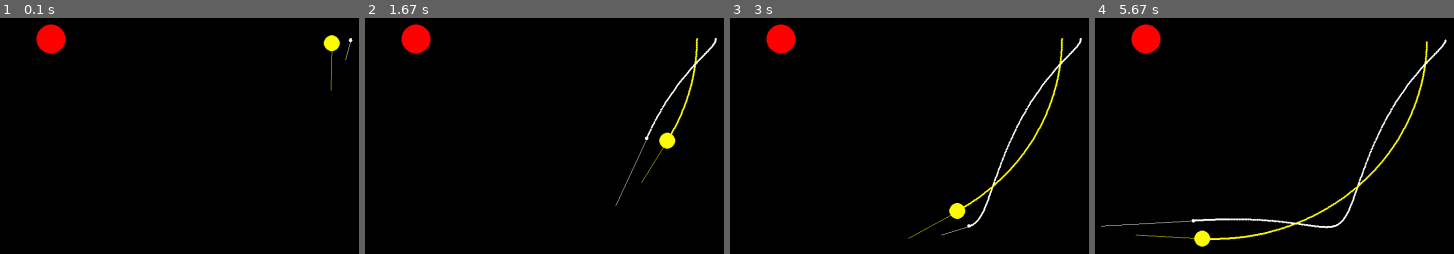
Above: before the commit, frames 1-4 (left to right).
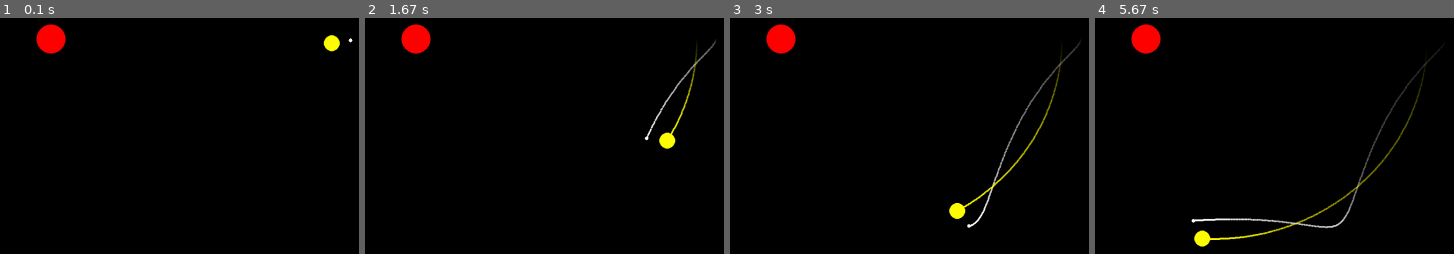
Above: after the commit, the same moments.

Repository: mutleyboy99/GravitySimulationPygame
Game: pygame game, started from main.py
The game is run twice, just before and just after one commit, with the same random seed, the same clock (stepped at 60 frames per second) and the same inputs.
Inputs:
- Up to frame 1 (0.1 s): no input
- Up to frame 2 (1.67 s): tap - at 0.33 s
- Up to frame 3 (3 s): tap = at 1.67 s
- Up to frame 4 (5.67 s): tap - at 3, 3.4, 3.7, 3.9, 4.23, 4.53, 4.73, 5.03, 5.3, 5.63 s

The runs differ from the first frame. In frame 1, 0.1% of the frame differs, in the area x 91-99%, y 8-31%; in frame 2, 0.7%; in frame 3, 1.0%; in frame 4, 1.9%, in the area x 1-99%, y 8-94%.

Commit message:
Added transparency to object trails and reduced diameter of points on trail. Both for older points that the object was at

Diff:
--- a/main.py
+++ b/main.py
@@ -7,7 +7,7 @@
 import copy
 
 pygame.init()
-screen = pygame.display.set_mode((1920, 1080))
+screen = pygame.display.set_mode((1920, 1080), pygame.SRCALPHA)
 clock = pygame.time.Clock()
 running = True
 dt = 0
@@ -20,6 +20,12 @@
 GRAVITY = 0.000667
 
 center = pygame.Vector2(screen.get_width() / 2, screen.get_height() / 2)
+
+def draw_circle_alpha(surface, colour, center, radius):
+    target_rect = pygame.Rect(center, (0,0)).inflate((radius * 2, radius * 2))
+    shape_surf = pygame.Surface(target_rect.size, pygame.SRCALPHA)
+    pygame.draw.circle(shape_surf, colour, (radius, radius), radius)
+    surface.blit(shape_surf, target_rect)
 
 class Object:
     def __init__(self, position, mass, density, velocity, colour, gravity = True):
@@ -34,7 +40,7 @@
 
     def draw(self):
         pygame.draw.circle(screen, self.colour, self.position, self.radius)
-        pygame.draw.line(screen, self.colour, self.position+self.velocity, self.position+self.velocity * 200)
+        #pygame.draw.line(screen, self.colour, self.position+self.velocity, self.position+self.velocity * 200)
 
     def move(self, step_size):
         if step_size != 0:
@@ -50,9 +56,9 @@
                     if distance == 0:
                         continue
 
-                    gravity_acceleration = (GRAVITY * item.mass) / (distance ** 2)
+                    gravity_acceleration = (GRAVITY * item.mass * self.mass) / (distance ** 2)
 
-                    acceleration_vector = gravity_acceleration * (pos_difference / distance)
+                    acceleration_vector = gravity_acceleration * (pos_difference / distance) / self.mass
                     self.velocity += acceleration_vector * (step_size) * dt
 
             for item in objects:
@@ -62,9 +68,9 @@
 
 
 if __name__ == "__main__":
-    Object(center, 1000000, 1000, pygame.Vector2(0,0), "red", False)
-    Object(center+pygame.Vector2(640, 0), 10, 0.5, pygame.Vector2(0,0.2), "white")
-    Object(center+pygame.Vector2(600, 0), 15000, 50, pygame.Vector2(0,0.5), "yellow")
+    Object(center, 1000000, 1000, pygame.Vector2(0,0), (255, 0, 0), False)
+    Object(center+pygame.Vector2(640, 0), 10, 0.5, pygame.Vector2(0,0.2), (255, 255, 255))
+    Object(center+pygame.Vector2(600, 0), 15000, 50, pygame.Vector2(0,0.5), (255, 255, 0))
 
 
     keys = pygame.key.get_pressed()
@@ -88,7 +94,9 @@
         for item in objects:
             item.move(stepsize)
         for point in points:
-            pygame.draw.circle(screen, point[1], point[0], 2)
+            radius = float(10 * (points.index(point) / (len(points) - 1))) if len(points) > 1 else 255
+            opacity = int(255 * (points.index(point) / (len(points) - 1))) if len(points) > 1 else 255
+            draw_circle_alpha(screen, (point[1][0], point[1][1], point[1][2], opacity), point[0], 2)
 
         pygame.display.flip()
 
